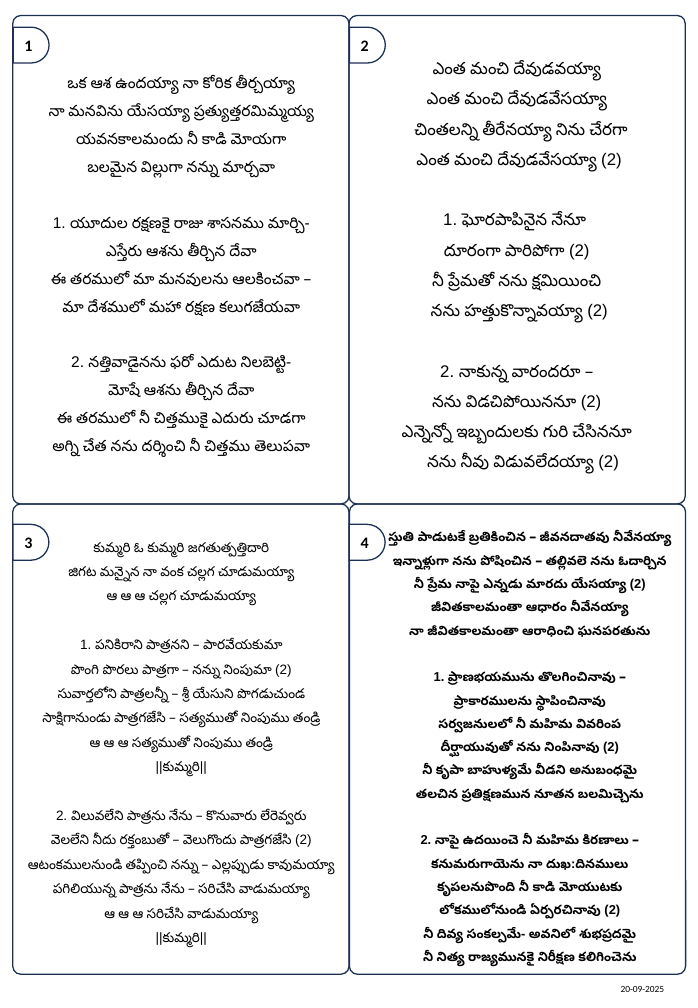
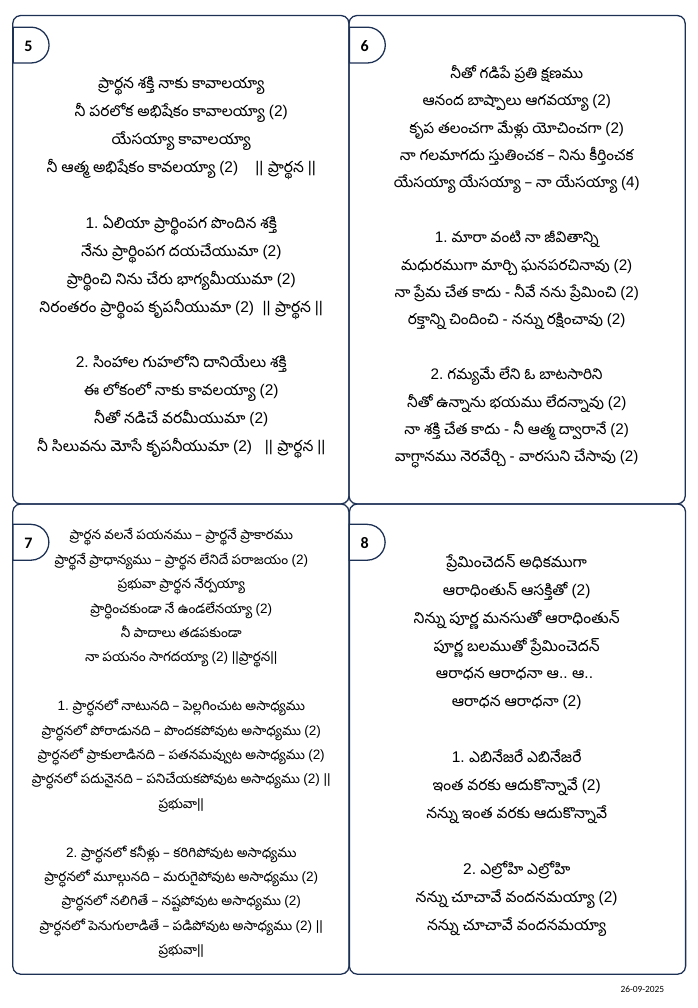
Before and after one commit to venu-webdev/songsDb, a slide deck: slide 2 of songsTemplate.pptx (slide 1 before the commit). Drawn at 698x1008 pixels with LibreOffice and Linux fonts; fonts in the diff are those of the drawing. Boxes give left, top, right and bottom in pixels: in the first picture for what was removed or moved away, otherwise in the second. Text is boxed around its words. In the diff, an @@ line names an element or a change of style, - is before the commit and + after.

```diff
--- a/songsTemplate.pptx
+++ b/songsTemplate.pptx
@@ text in flow chart delay at (x1=24, y1=40, x2=32, y2=51): text changed @@
-1
+5
@@ text in flow chart delay at (x1=361, y1=40, x2=369, y2=51): text changed @@
-2
+6
@@ text at (x1=37, y1=77, x2=313, y2=458): text changed @@
-ఒక ఆశ ఉందయ్యా నా కోరిక తీర్చయ్యా
-నా మనవిను యేసయ్యా ప్రత్యుత్తరమిమ్మయ్య
-యవనకాలమందు నీ కాడి మోయగా
-బలమైన విల్లుగా నన్ను మార్చవా
-1. యూదుల రక్షణకై రాజు శాసనము మార్చి-
-ఎస్తేరు ఆశను తీర్చిన దేవా
-ఈ తరములో మా మనవులను ఆలకించవా –
-మా దేశములో మహా రక్షణ కలుగజేయవా
-2. నత్తివాడైనను ఫరో ఎదుట నిలబెట్టి-
-మోషే ఆశను తీర్చిన దేవా
-ఈ తరములో నీ చిత్తముకై ఎదురు చూడగా
-అగ్ని చేత నను దర్శించి నీ చిత్తము తెలుపవా
+ప్రార్థన శక్తి నాకు కావాలయ్యా
+నీ పరలోక అభిషేకం కావాలయ్యా (2)
+యేసయ్యా కావాలయ్యా
+నీ ఆత్మ అభిషేకం కావలయ్యా (2) || ప్రార్థన ||
+1. ఏలియా ప్రార్థింపగ పొందిన శక్తి
+నేను ప్రార్థింపగ దయచేయుమా (2)
+ప్రార్థించి నిను చేరు భాగ్యమీయుమా (2)
+నిరంతరం ప్రార్థింప కృపనీయుమా (2) || ప్రార్థన ||
+2. సింహాల గుహలోని దానియేలు శక్తి
+ఈ లోకంలో నాకు కావలయ్యా (2)
+నీతో నడిచే వరమీయుమా (2)
+నీ సిలువను మోసే కృపనీయుమా (2) || ప్రార్థన ||
@@ text at (x1=394, y1=67, x2=640, y2=468): text changed; size 13 to 11.8 pt @@
-ఎంత మంచి దేవుడవయ్యా
-ఎంత మంచి దేవుడవేసయ్యా
-చింతలన్ని తీరేనయ్యా నిను చేరగా
-ఎంత మంచి దేవుడవేసయ్యా (2)
-1. ఘోరపాపినైన నేనూ
-దూరంగా పారిపోగా (2)
-నీ ప్రేమతో నను క్షమియించి
-నను హత్తుకొన్నావయ్యా (2)
-2. నాకున్న వారందరూ –
-నను విడచిపోయిననూ (2)
-ఎన్నెన్నో ఇబ్బందులకు గురి చేసిననూ
-నను నీవు విడువలేదయ్యా (2)
+నీతో గడిపే ప్రతి క్షణము
+ఆనంద బాష్పాలు ఆగవయ్యా (2)
+కృప తలంచగా మేళ్లు యోచించగా (2)
+నా గలమాగదు స్తుతించక – నిను కీర్తించక
+యేసయ్యా యేసయ్యా – నా యేసయ్యా (4)
+1. మారా వంటి నా జీవితాన్ని
+మధురముగా మార్చి ఘనపరచినావు (2)
+నా ప్రేమ చేత కాదు - నీవే నను ప్రేమించి (2)
+రక్తాన్ని చిందించి - నన్ను రక్షించావు (2)
+2. గమ్యమే లేని ఓ బాటసారిని
+నీతో ఉన్నాను భయము లేదన్నావు (2)
+నా శక్తి చేత కాదు - నీ ఆత్మ ద్వారానే (2)
+వాగ్ధానము నెరవేర్చి - వారసుని చేసావు (2)
@@ text in flow chart delay at (x1=24, y1=537, x2=32, y2=548): text changed @@
-3
+7
@@ text at (x1=32, y1=529, x2=324, y2=958): text changed @@
-కుమ్మరి ఓ కుమ్మరి జగతుత్పత్తిదారి
-జిగట మన్నైన నా వంక చల్లగ చూడుమయ్యా
-ఆ ఆ ఆ చల్లగ చూడుమయ్యా
-1. పనికిరాని పాత్రనని – పారవేయకుమా
-పొంగి పొరలు పాత్రగా – నన్ను నింపుమా (2)
-సువార్తలోని పాత్రలన్నీ – శ్రీ యేసుని పొగడుచుండ
-సాక్షిగానుండు పాత్రగజేసి – సత్యముతో నింపుము తండ్రి
-ఆ ఆ ఆ సత్యముతో నింపుము తండ్రి
-||కుమ్మరి||
-2. విలువలేని పాత్రను నేను – కొనువారు లేరెవ్వరు
-వెలలేని నీదు రక్తంబుతో – వెలుగొందు పాత్రగజేసి (2)
-ఆటంకములనుండి తప్పించి నన్ను – ఎల్లప్పుడు కావుమయ్యా
-పగిలియున్న పాత్రను నేను – సరిచేసి వాడుమయ్యా
-ఆ ఆ ఆ సరిచేసి వాడుమయ్యా
-||కుమ్మరి||
+ప్రార్థన వలనే పయనము – ప్రార్థనే ప్రాకారము
+ప్రార్థనే ప్రాధాన్యము – ప్రార్థన లేనిదే పరాజయం (2)
+ప్రభువా ప్రార్థన నేర్పయ్యా
+ప్రార్ధించకుండా నే ఉండలేనయ్యా (2)
+నీ పాదాలు తడపకుండా
+నా పయనం సాగదయ్యా (2) ||ప్రార్థన||
+1. ప్రార్ధనలో నాటునది – పెల్లగించుట అసాధ్యము
+ప్రార్ధనలో పోరాడునది – పొందకపోవుట అసాధ్యము (2)
+ప్రార్ధనలో ప్రాకులాడినది – పతనమవ్వుట అసాధ్యము (2)
+ప్రార్ధనలో పదునైనది – పనిచేయకపోవుట అసాధ్యము (2) ||ప్రభువా||
+2. ప్రార్ధనలో కనీళ్లు – కరిగిపోవుట అసాధ్యము
+ప్రార్ధనలో మూల్గునది – మరుగైపోవుట అసాధ్యము (2)
+ప్రార్ధనలో నలిగితే – నష్టపోవుట అసాధ్యము (2)
+ప్రార్ధనలో పెనుగులాడితే – పడిపోవుట అసాధ్యము (2) ||ప్రభువా||
@@ text in flow chart delay at (x1=361, y1=537, x2=369, y2=548): text changed @@
-4
+8
@@ text removed at (x1=388, y1=532, x2=671, y2=967) @@
-స్తుతి పాడుటకే బ్రతికించిన – జీవనదాతవు నీవేనయ్యా
-ఇన్నాళ్లుగా నను పోషించిన – తల్లివలె నను ఓదార్చిన
-నీ ప్రేమ నాపై ఎన్నడు మారదు యేసయ్యా (2)
-జీవితకాలమంతా ఆధారం నీవేనయ్యా
-నా జీవితకాలమంతా ఆరాధించి ఘనపరతును
-1. ప్రాణభయమును తొలగించినావు –
-ప్రాకారములను స్థాపించినావు
-సర్వజనులలో నీ మహిమ వివరింప
-దీర్ఘాయువుతో నను నింపినావు (2)
-నీ కృపా బాహుళ్యమే వీడని అనుబంధమై
-తలచిన ప్రతిక్షణమున నూతన బలమిచ్చెను
-2. నాపై ఉదయించె నీ మహిమ కిరణాలు – కనుమరుగాయెను నా దుఖ:దినములు
-కృపలనుపొంది నీ కాడి మోయుటకు
-లోకములోనుండి ఏర్పరచినావు (2)
-నీ దివ్య సంకల్పమే- అవనిలో శుభప్రదమై
-నీ నిత్య రాజ్యమునకై నిరీక్షణ కలిగించెను
@@ text added at (x1=414, y1=556, x2=619, y2=936), 12 pt, text #000000 @@
+ప్రేమించెదన్ అధికముగా
+ఆరాధింతున్ ఆసక్తితో (2)
+నిన్ను పూర్ణ మనసుతో ఆరాధింతున్
+పూర్ణ బలముతో ప్రేమించెదన్
+ఆరాధన ఆరాధనా ఆ.. ఆ..
+ఆరాధన ఆరాధనా (2)
+1. ఎబినేజరే ఎబినేజరే
+ఇంత వరకు ఆదుకొన్నావే (2)
+నన్ను ఇంత వరకు ఆదుకొన్నావే
+2. ఎల్రోహి ఎల్రోహి
+నన్ను చూచావే వందనమయ్యా (2)
+నన్ను చూచావే వందనమయ్యా
```
Also in this commit, not shown: 1 other slide changed, 4 other files.
